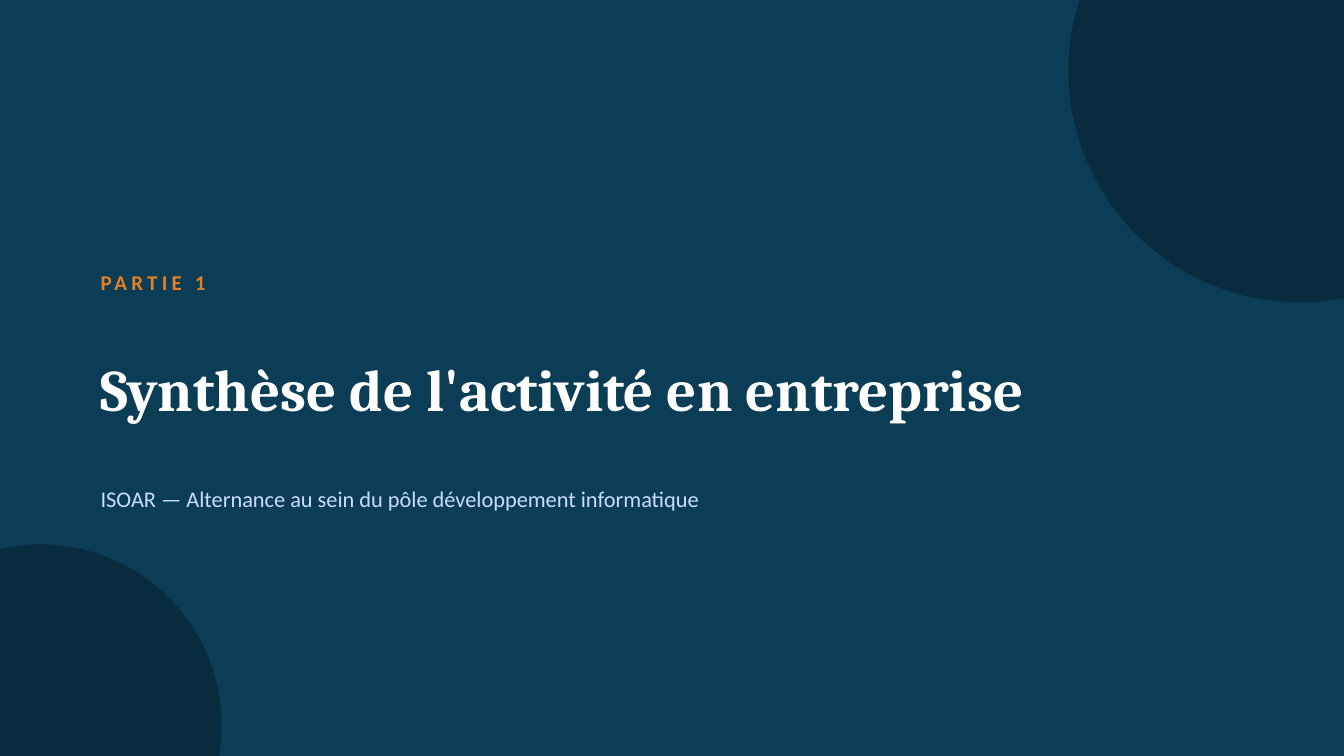
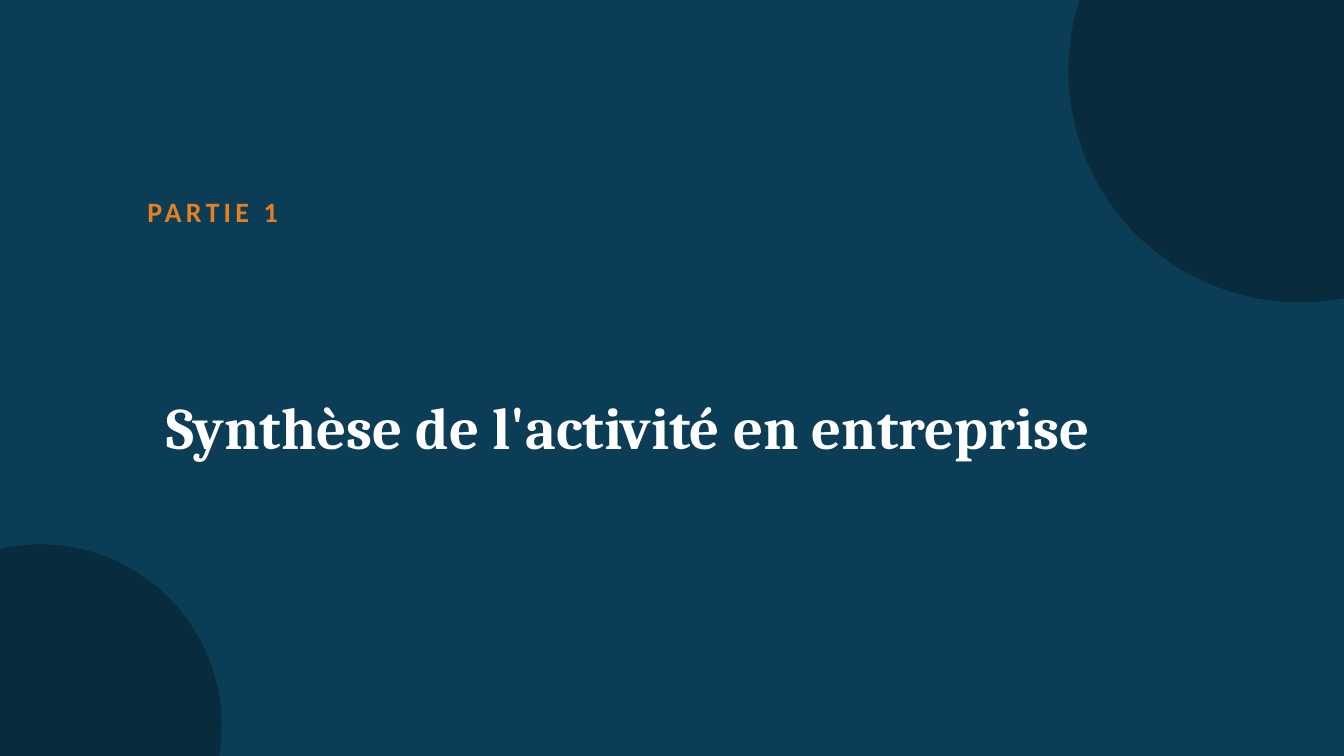
Before and after one commit to lamia-bel/HEAT2VALUE, a slide deck: slide 3 of soutenance/output.pptx. Drawn at 1344x756 pixels with LibreOffice and Linux fonts; fonts in the diff are those of the drawing. Boxes give left, top, right and bottom in pixels: in the first picture for what was removed or moved away, otherwise in the second. Text is boxed around its words. In the diff, an @@ line names an element or a change of style, - is before the commit and + after.

```diff
--- a/soutenance/output.pptx
+++ b/soutenance/output.pptx
@@ text "PARTIE 1": place and size @@
-text "PARTIE 1" at <box>195,276,206,290</box>
+text "PARTIE 1" at <box>264,203,278,222</box>
@@ text "PARTIE 1" at <box>264,203,278,222</box>: size 15 to 20 pt @@
@@ text "Synthèse de l'activité en entreprise": place and size @@
-text "Synthèse de l'activité en entreprise" at <box>101,369,1023,424</box>
+text "Synthèse de l'activité en entreprise" at <box>167,407,1090,462</box>
@@ text removed at <box>101,491,699,511</box> @@
-ISOAR — Alternance au sein du pôle développement informatique
```
Also in this commit, not shown: 16 other slides changed, 21 other files.
